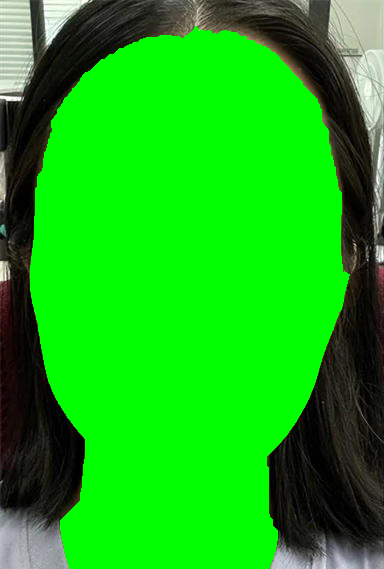
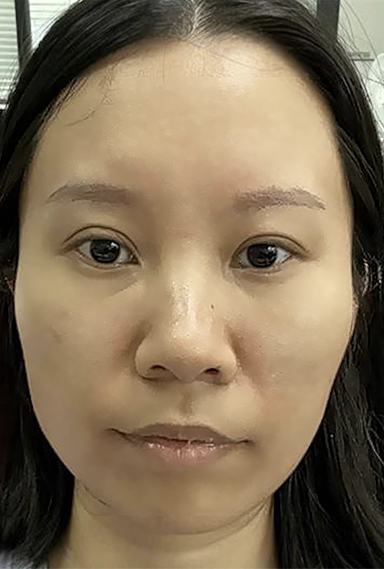
Before/after of a 384 x 569 layered artwork. What changed in the layer stack:
hid "背景" (1st of 2) over [0,0,384,569]
added layer "woman_after_part1" above "矩形 1" over [0,0,384,569]
hid "矩形 1" over [1,1,384,569]
